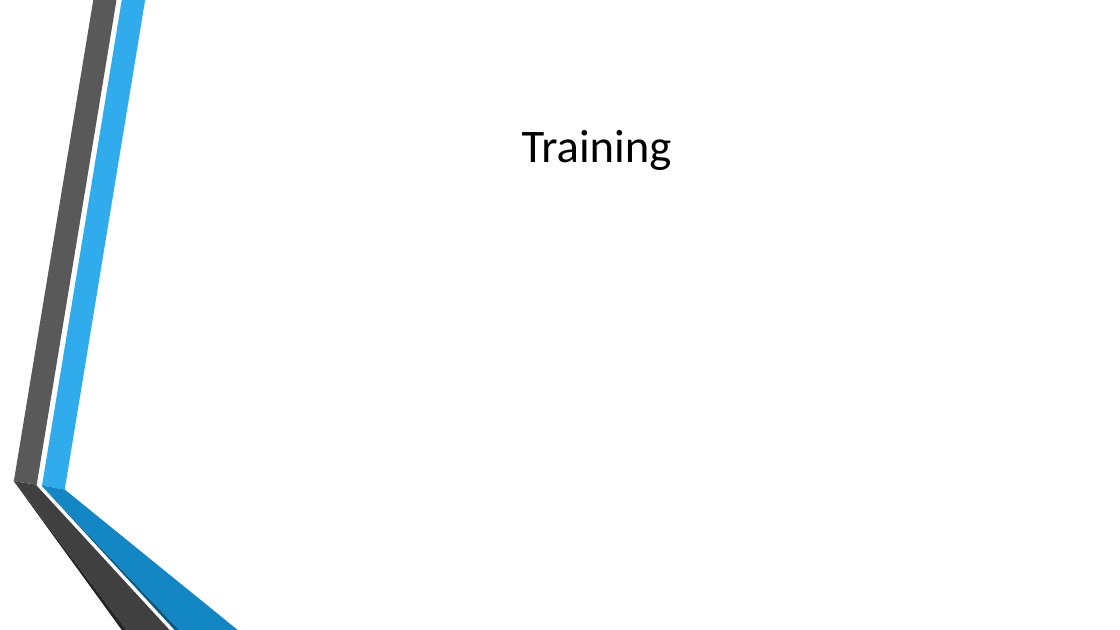
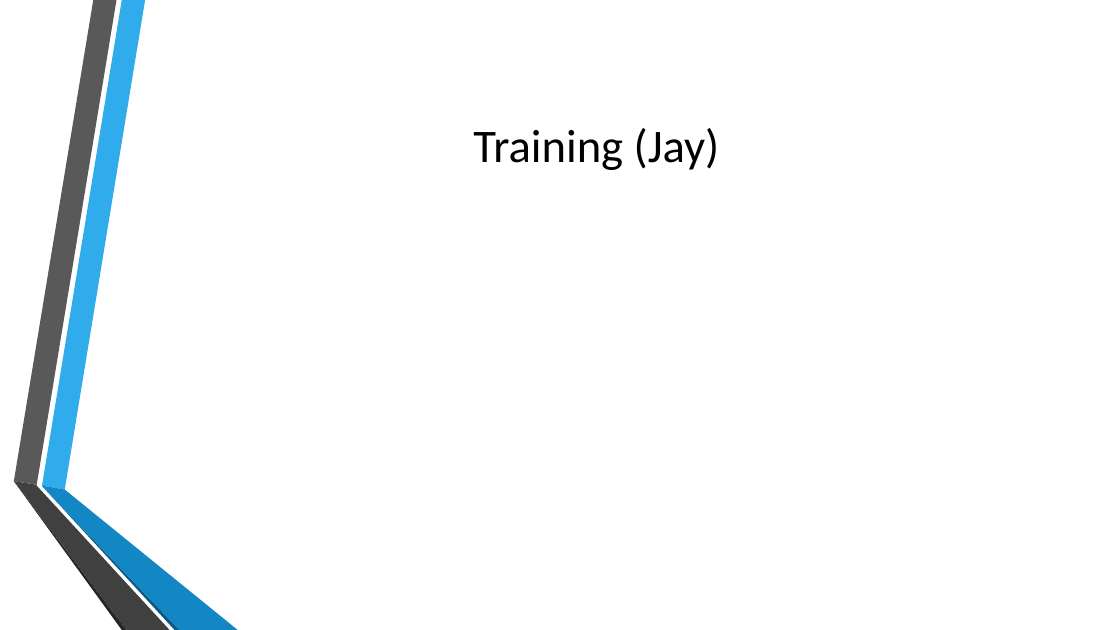
Before and after one commit to KeganMc/Super-Smash-Bros-Melee-AI, a slide deck: slide 8 of Documents/ProjectPresentation.pptx (slide 9 before the commit). Drawn at 1120x630 pixels with LibreOffice and Linux fonts; fonts in the diff are those of the drawing; background and template pictures are left out. Boxes give left, top, right and bottom in pixels: in the first picture for what was removed or moved away, otherwise in the second. Text is boxed around its words. In the diff, an @@ line names an element or a change of style, - is before the commit and + after.

```diff
--- a/Documents/ProjectPresentation.pptx
+++ b/Documents/ProjectPresentation.pptx
@@ title at (473,128,720,170): text changed @@
-Training
+Training (Jay)
```
Also in this commit, not shown: 7 other slides changed, 1 slide added, 1 slide removed.
